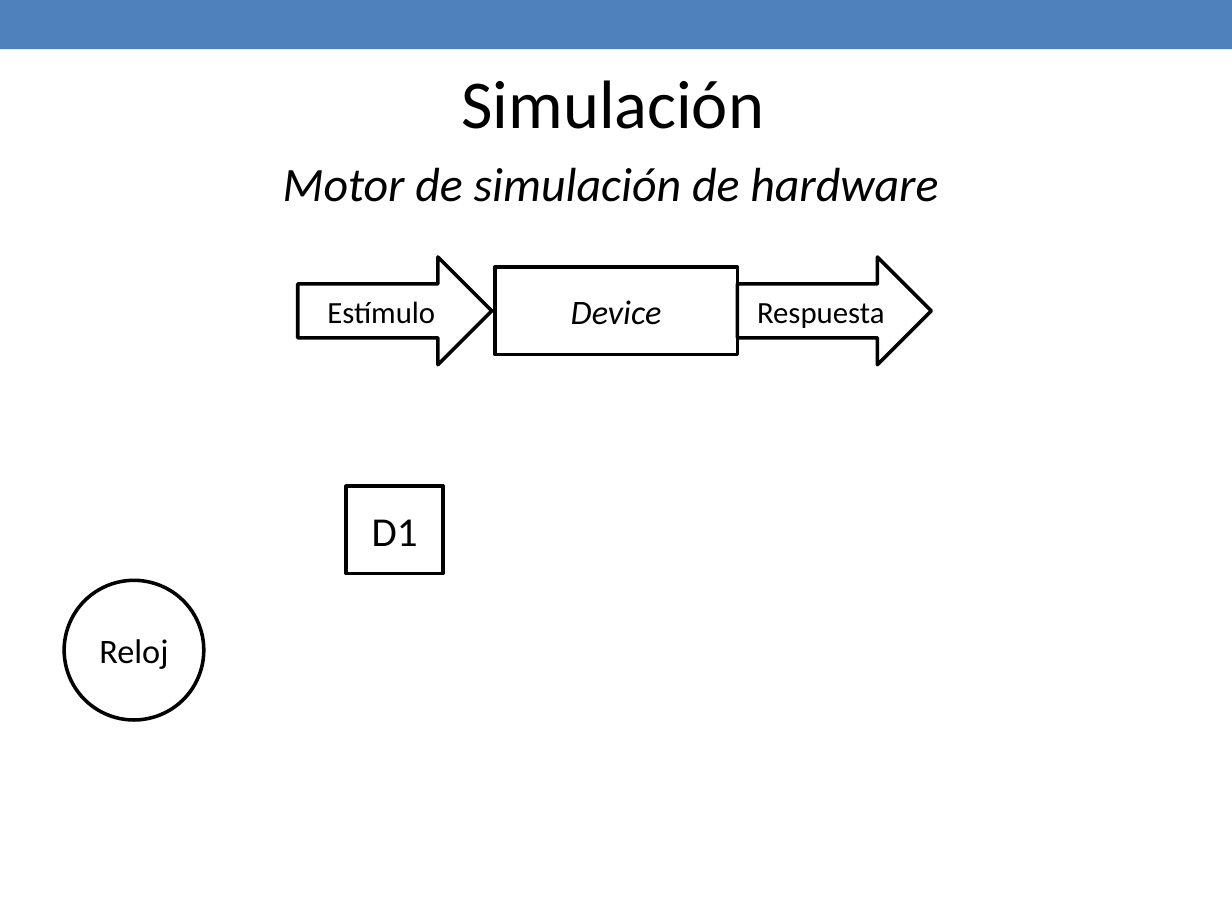
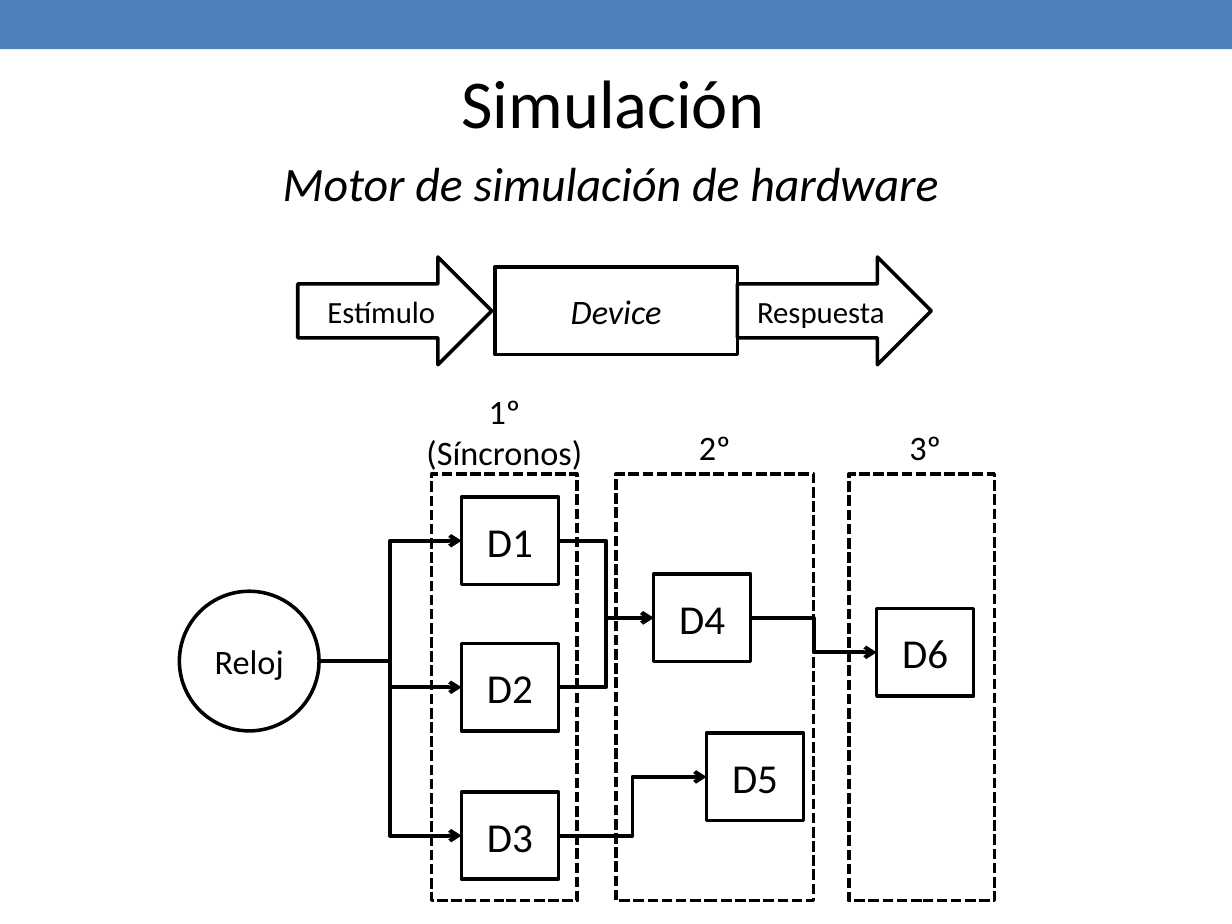
Before and after one commit to jaimecp89/qMIPS101, a slide deck: slide 23 of qMIPS/doc/Presentacion PFC.pptx. Drawn at 1232x924 pixels with LibreOffice and Linux fonts; fonts in the diff are those of the drawing. Boxes give left, top, right and bottom in pixels: in the first picture for what was removed or moved away, otherwise in the second. Text is boxed around its words. In the diff, an @@ line names an element or a change of style, - is before the commit and + after.

```diff
--- a/qMIPS/doc/Presentacion PFC.pptx
+++ b/qMIPS/doc/Presentacion PFC.pptx
@@ text added at (x1=426, y1=400, x2=582, y2=474), 20 pt, text #000000 @@
+1º
+(Síncronos)
@@ text added at (x1=699, y1=436, x2=731, y2=460), 20 pt, text #000000 @@
+2º
@@ text added at (x1=909, y1=436, x2=941, y2=461), 20 pt, text #000000 @@
+3º
@@ rectangle added at (x1=431, y1=474, x2=577, y2=901), outline #000000 2.08 pt dashed @@
@@ rectangle added at (x1=616, y1=474, x2=813, y2=901), outline #000000 2.08 pt dashed @@
@@ rectangle added at (x1=849, y1=474, x2=994, y2=901), outline #000000 2.08 pt dashed @@
@@ rectangle "D1" moved from (x1=346, y1=487, x2=444, y2=574) to (x1=462, y1=498, x2=559, y2=585) @@
@@ elbow arrow added from (319, 662) to (462, 541), #000000 2.25 pt @@
@@ elbow arrow added from (558, 541) to (654, 618), #000000 2.25 pt @@
@@ ellipse "Reloj" moved from (x1=64, y1=580, x2=203, y2=719) to (x1=180, y1=591, x2=319, y2=731) @@
@@ rectangle added at (x1=654, y1=574, x2=752, y2=662), outline #000000 2.08 pt, 24 pt, text #000000 @@
+D4
@@ elbow arrow added from (558, 687) to (654, 618), #000000 2.25 pt @@
@@ elbow arrow added from (750, 618) to (877, 653), #000000 2.25 pt @@
@@ rectangle added at (x1=877, y1=609, x2=975, y2=696), outline #000000 2.08 pt, 24 pt, text #000000 @@
+D6
@@ rectangle added at (x1=462, y1=643, x2=559, y2=731), outline #000000 2.08 pt, 24 pt, text #000000 @@
+D2
@@ elbow arrow added from (319, 662) to (462, 835), #000000 2.25 pt @@
@@ elbow arrow added from (319, 662) to (462, 687), #000000 2.25 pt @@
@@ rectangle added at (x1=707, y1=733, x2=804, y2=821), outline #000000 2.08 pt, 24 pt, text #000000 @@
+D5
@@ elbow arrow added from (558, 835) to (707, 777), #000000 2.25 pt @@
@@ rectangle added at (x1=462, y1=792, x2=559, y2=880), outline #000000 2.08 pt, 24 pt, text #000000 @@
+D3
```
Also in this commit, not shown: 2 other slides changed, 11 slides added, 1 other file.
